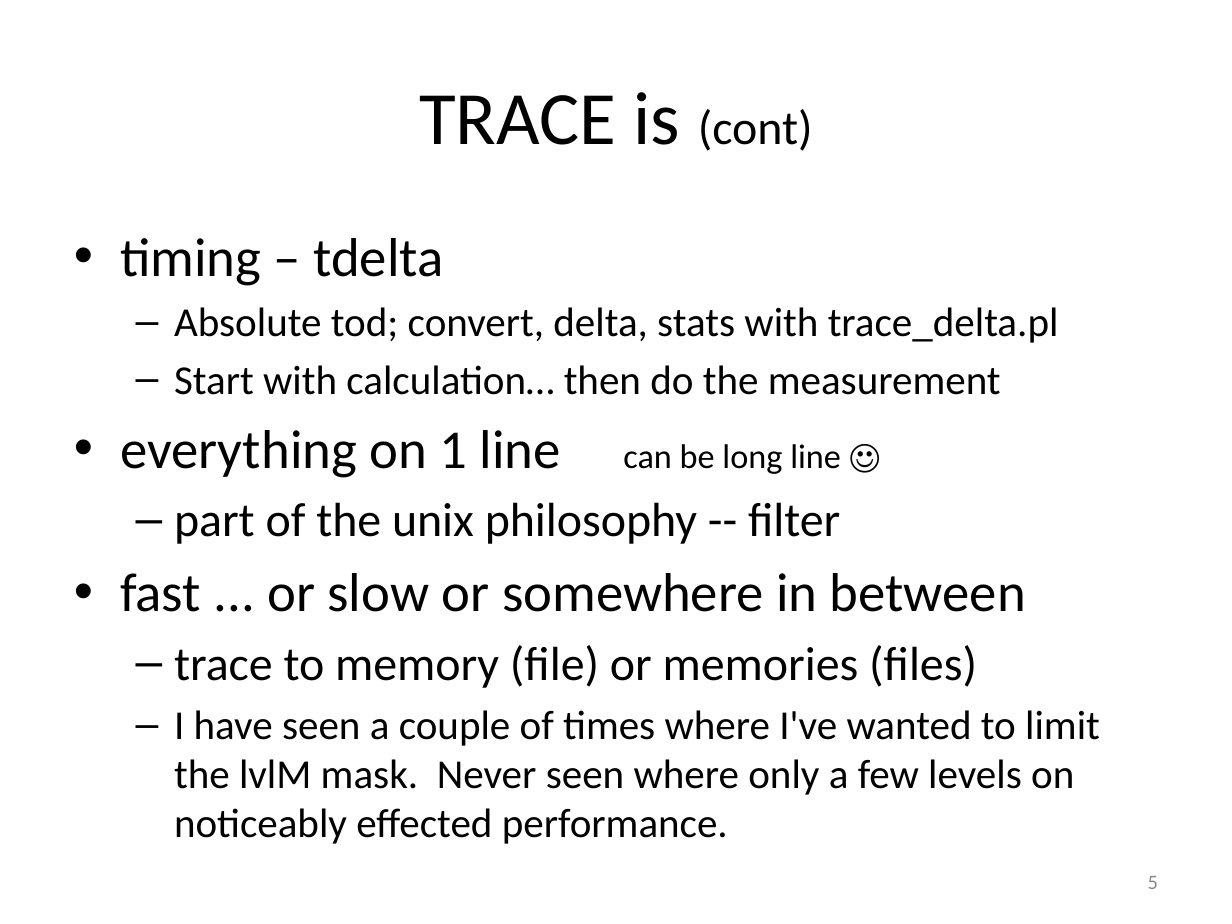
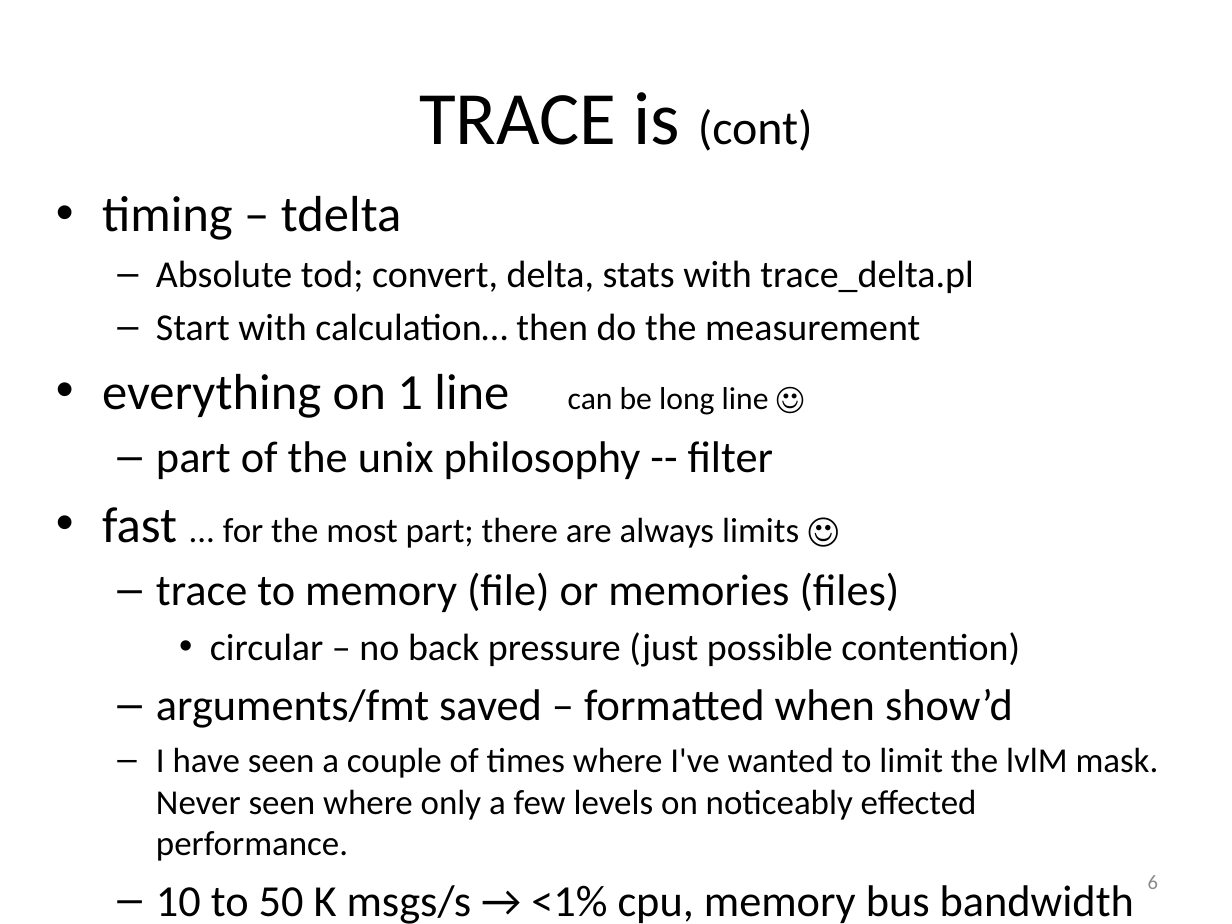
Before and after one commit to art-daq/trace, a slide deck: slide 6 of trace/doc/trace.pptx (slide 5 before the commit). Drawn at 1232x924 pixels with LibreOffice and Linux fonts; fonts in the diff are those of the drawing. Boxes give left, top, right and bottom in pixels: in the first picture for what was removed or moved away, otherwise in the second. Text is boxed around its words. In the diff, an @@ line names an element or a change of style, - is before the commit and + after.

```diff
--- a/trace/doc/trace.pptx
+++ b/trace/doc/trace.pptx
@@ text "timing – tdelta": place and size @@
-text "timing – tdelta" at [120,238,1100,844]
+text "timing – tdelta" at [102,196,1159,924]
@@ text at [102,196,1159,861]: size 32 to 29.6 pt in "timing – tdelta", "everything on 1 line"; size 24 to 22.2 pt in "Absolute tod; convert, delta, stats with trace_delta.pl", "Start with calculation… then do the measurement"; size 20 to 18.5 pt in "can be long line ☺"; size 28 to 25.9 pt in "part of the unix philosophy -- filter", "trace to memory (file) or memories (files)"; size 24 to 20.4 pt in "I have seen a couple of times ..." @@
@@ text at [102,507,799,548]: text changed; size 32 to 20.4 pt @@
-• fast ... or slow or somewhere in between
+• fast ... for the most part; there are always limits ☺
@@ text at [156,632,1020,728]: paragraphs added @@
+    • circular – no back pressure (just possible contention)
+  – arguments/fmt saved – formatted when show’d
@@ text at [156,885,1134,924]: paragraph added @@
+  – 10 to 50 K msgs/s → <1% cpu, memory bus bandwidth
+    depending upon contention (and also configuration parameters)
@@ page number at [1148,875,1158,889]: text changed @@
-5
+6
```
Also in this commit, not shown: 2 other slides changed, 2 slides added, 1 other file.
